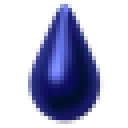
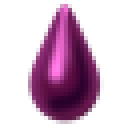
Layers edited between the first and the second (128, 128) image:
showed "nano lubricant", painted on it over [28,0,104,124]
hid "aerated lubricant" over [28,0,104,124]
